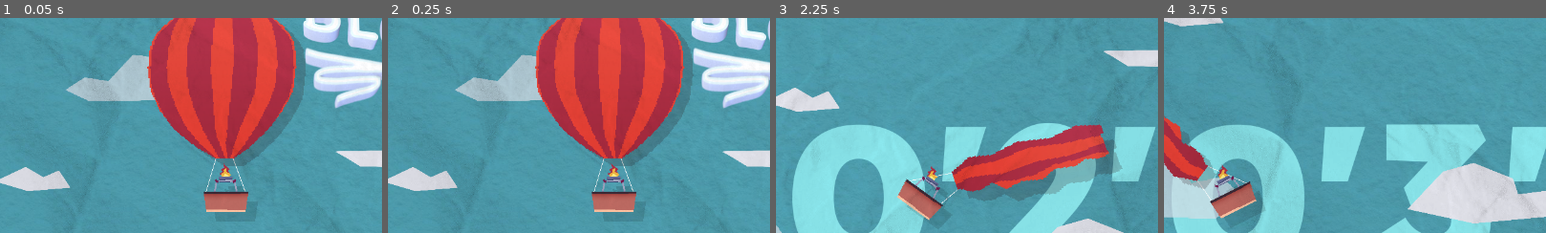
Above: before the commit, frames 1-4 (left to right).
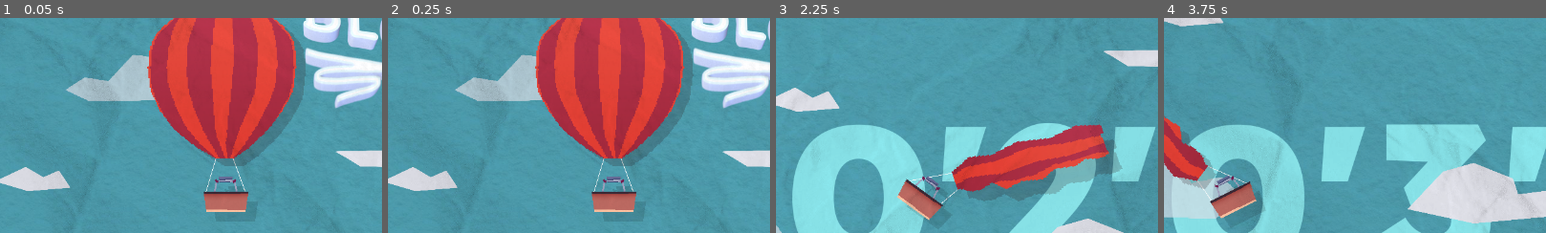
Above: after the commit, the same moments.

Repository: Fabianofski/minijam-191
Game: Godot game, scene res://scenes/game/game.tscn
Two runs of this game, one before a commit and one after it. Both use one fixed random seed, a clock stepped at 60 frames per second and the inputs below.
Inputs (mouse positions are % of the whole screen's width and height, from its top left):
- Up to frame 1 (0.05 s): no input
- Up to frame 2 (0.25 s): no input
- Up to frame 3 (2.25 s): click "Start" at 0.5 s; move the mouse to (72, 45) at 1.27 s; hold Space (blow) 1.28-2.03 s; move the mouse to (30, 55) at 2.02 s; tap Space (blow) at 2.1 s
- Up to frame 4 (3.75 s): move the mouse to (60, 28) at 2.77 s; hold Space (blow) 2.78-3.53 s; move the mouse to (45, 70) at 3.52 s; tap Space (blow) at 3.6 s
The pictures show only the part of the screen within x 20-70%, y 9-59%; the shares and areas given below are measured in that part.

The runs differ from the first frame. In frame 1, 0.1% of the frame differs, in the area x 57-61%, y 67-74%; in frame 2, 0.1%; in frame 3, 0.1%; in frame 4, 0.1%.

Commit message:
Add: balloon burner sound

Diff:
--- a/scenes/game/air_balloon/air_balloon.gd
+++ b/scenes/game/air_balloon/air_balloon.gd
@@ -11,6 +11,7 @@
 @onready var balloon_shader: AnimatedSprite2D = $"balloon/balloon_graphics"
 @onready var fire: Node2D = $basket/fire
 @onready var pop_sound: AudioStreamPlayer2D = $Pop
+@onready var burner_sound: AudioStreamPlayer2D = $Burner
 
 @onready var balloon_shadow_control: Node2D = $Shadow/balloon
 @onready var balloon_shadow_graphics: AnimatedSprite2D = $Shadow/balloon/balloon_graphics
@@ -56,12 +57,14 @@
 	fire.rotation_degrees = basket_graphics.rotation_degrees * -1
 
 func set_visual_parameters():
-	var default_wind = 20.0 if GameManager.game_started else 5.0
-
 	line_l.set_point_position(0, line_l.to_local(attach_l_2.global_position))
 	line_r.set_point_position(0, line_r.to_local(attach_r_2.global_position))
 	line_l.set_point_position(1, line_l.to_local(attach_l.global_position))
 	line_r.set_point_position(1, line_r.to_local(attach_r.global_position))
+
+	var blow = MicControl.get_blow_strength()
+	burner_sound.volume_linear = blow
+	fire.visible = blow != 0
 
 func pop_balloon():
 	balloon_shader.play("popped")
--- a/scenes/game/air_balloon/air_balloon.tscn
+++ b/scenes/game/air_balloon/air_balloon.tscn
@@ -1,8 +1,9 @@
-[gd_scene load_steps=19 format=3 uid="uid://o1jhpwkep6qb"]
+[gd_scene load_steps=20 format=3 uid="uid://o1jhpwkep6qb"]
 
 [ext_resource type="Script" uid="uid://bqg5ick5ma6bq" path="res://scenes/game/air_balloon/air_balloon.gd" id="1_851m2"]
 [ext_resource type="AudioStream" uid="uid://77gv61gfumx7" path="res://scenes/game/air_balloon/pop.ogg" id="2_xe7hi"]
 [ext_resource type="Texture2D" uid="uid://dp7tref2b41ji" path="res://scenes/game/air_balloon/basket_spr.png" id="2_xf1nk"]
+[ext_resource type="AudioStream" uid="uid://bd3s0mx16efs6" path="res://scenes/game/air_balloon/air-balloon-burner.wav" id="2_xwiuu"]
 [ext_resource type="Texture2D" uid="uid://cqbh1soyw1ii2" path="res://scenes/game/air_balloon/balloon_popped_spr.png" id="3_ivjlr"]
 [ext_resource type="Texture2D" uid="uid://doon0ivvj5jsi" path="res://scenes/game/air_balloon/fire.png" id="3_xj65t"]
 [ext_resource type="Texture2D" uid="uid://dt5ll1eittct6" path="res://scenes/game/air_balloon/balloon_spr.png" id="4_4uhn6"]
@@ -274,9 +275,13 @@
 bounds = 500.0
 speed = 200.0
 
+[node name="Burner" type="AudioStreamPlayer2D" parent="."]
+stream = ExtResource("2_xwiuu")
+volume_db = -9.563
+autoplay = true
+
 [node name="Pop" type="AudioStreamPlayer2D" parent="."]
 stream = ExtResource("2_xe7hi")
-volume_db = 7.172
 
 [node name="CollisionShape2D" type="CollisionShape2D" parent="."]
 position = Vector2(1, -3)
Not shown, added: scenes/game/air_balloon/air-balloon-burner.wav.import
Not shown, added: scenes/game/air_balloon/air-balloon-burner.wav
